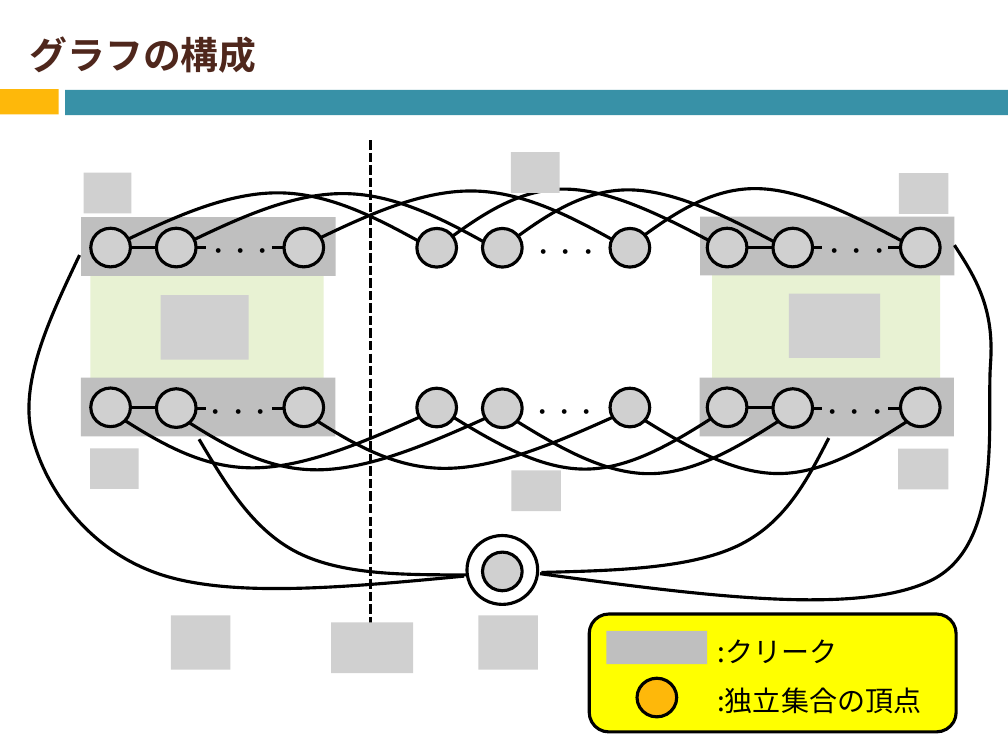
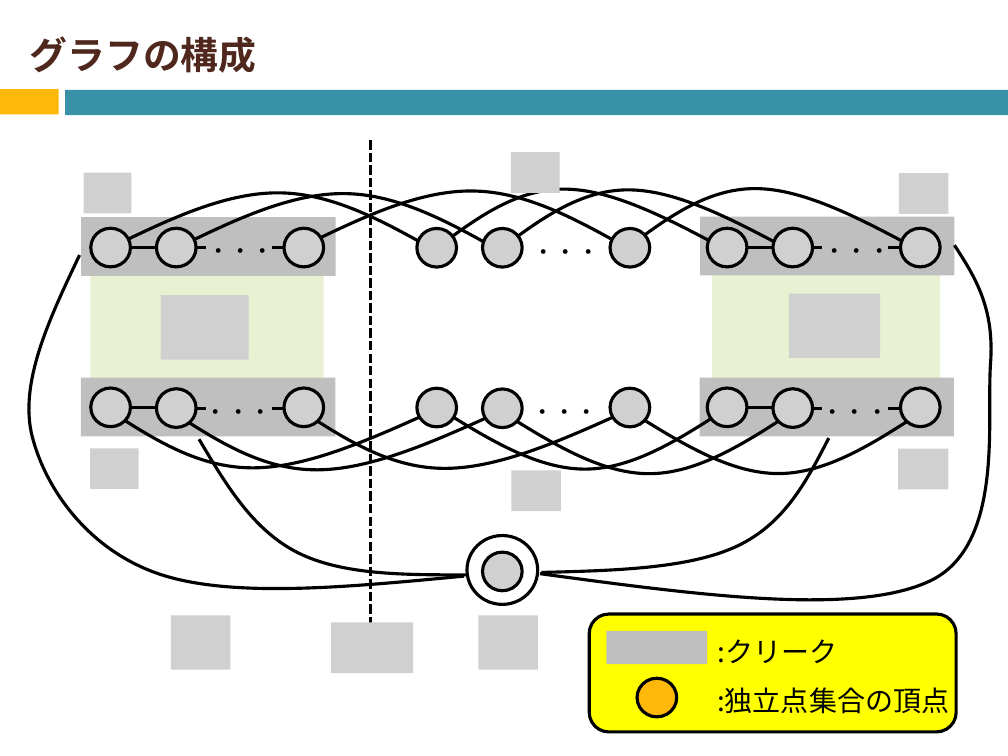
Before and after one commit to Izulabo-nitech/Distributed_Complexity_of_k-Maximal_Independent_Set_Verification, a slide deck: slide 30 of LAsy/LA用発表資料.pptx. Drawn at 1008x756 pixels with LibreOffice and Linux fonts; fonts in the diff are those of the drawing; grey boxes stand for pictures. Boxes give left, top, right and bottom in pixels: in the first picture for what was removed or moved away, otherwise in the second. Text is boxed around its words. In the diff, an @@ line names an element or a change of style, - is before the commit and + after.

```diff
--- a/LAsy/LA用発表資料.pptx
+++ b/LAsy/LA用発表資料.pptx
@@ text at (717, 687, 949, 714): text changed @@
-:独立集合の頂点
+:独立点集合の頂点
```
